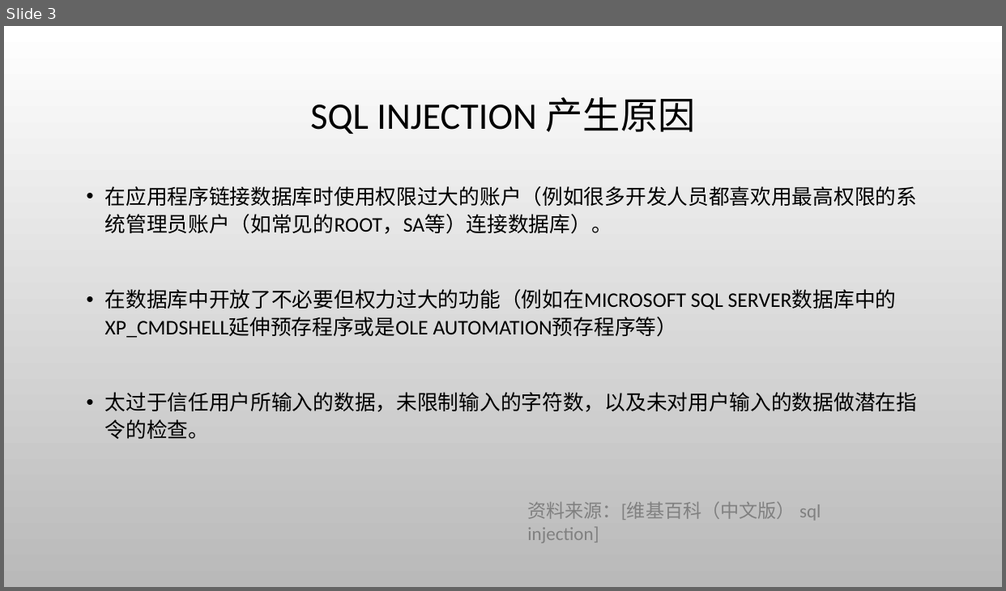
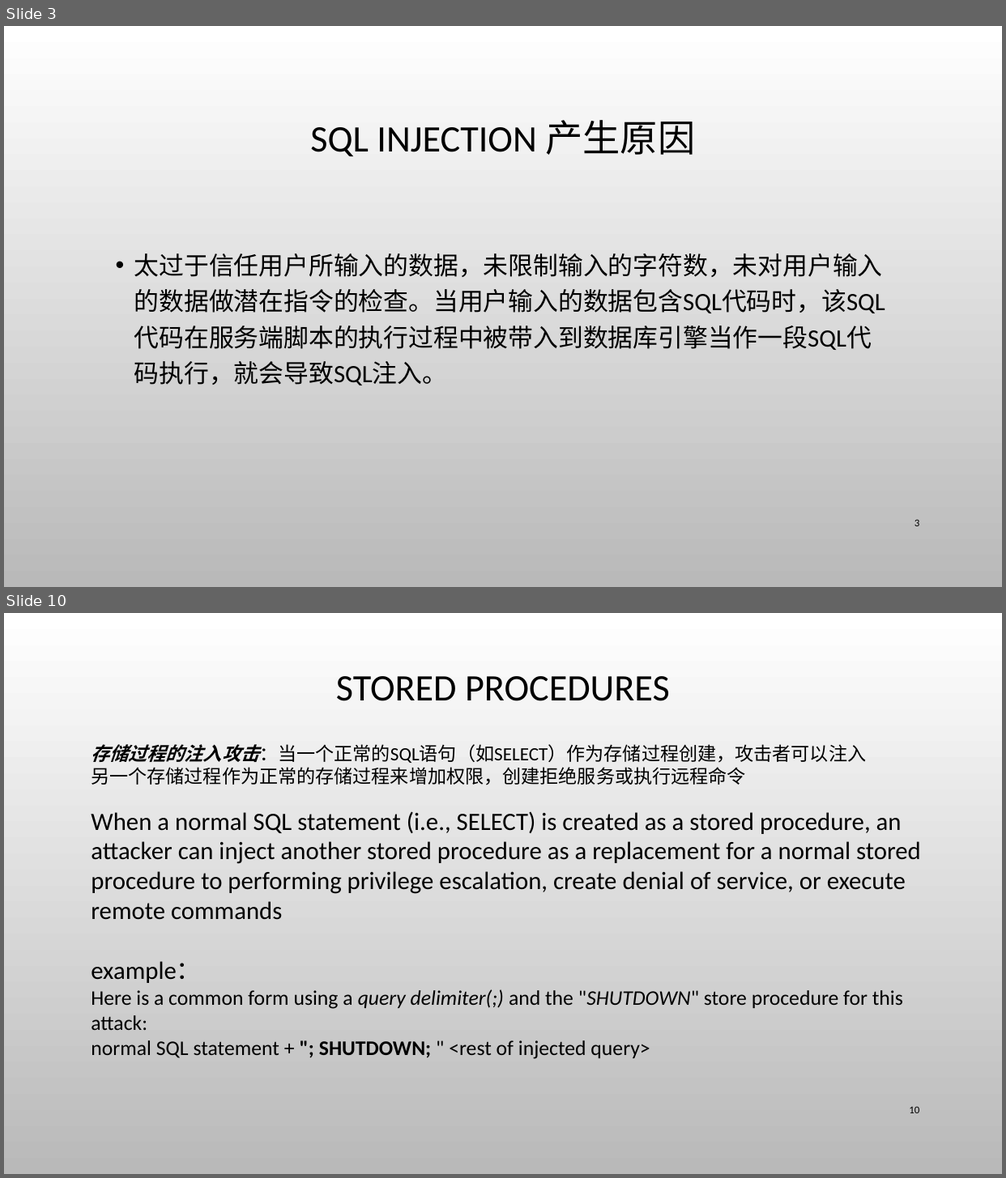
Before and after one commit to CUCCS/ns, a slide deck: 2016-2/zc_snRNA/FlippedClassroom_FromSqlInjectionToShell/From SQL injection to Shell.pptx. Shown one above the other, each under a label of ours: slide 3 before the commit, slides 3 and 10 after it; the slides between them are not shown. The pictures are 1006x591 and 1006x1178 pixels, drawn with LibreOffice and Linux fonts; fonts in the diff are those of the drawing; background and template pictures are left out. Boxes give left, top, right and bottom in pixels: in the first picture for what was removed or moved away, otherwise in the second. Text is boxed around its words. In the diff, an @@ line names an element or a change of style, - is before the commit and + after.

Commit message:
修改了防御措施以及一些细节

```diff
--- a/2016-2/zc_snRNA/FlippedClassroom_FromSqlInjectionToShell/From SQL injection to Shell.pptx
+++ b/2016-2/zc_snRNA/FlippedClassroom_FromSqlInjectionToShell/From SQL injection to Shell.pptx
@@ slide 10 added at box(4, 613, 1002, 1174), background picture (left out) @@
@@ title added at box(336, 676, 670, 701), 36 pt, text #000000 @@
+STORED PROCEDURES
@@ text added at box(91, 744, 866, 786), 18 pt, text #000000 @@
+存储过程的注入攻击：当一个正常的SQL语句（如SELECT）作为存储过程创建，攻击者可以注入另一个存储过程作为正常的存储过程来增加权限，创建拒绝服务或执行远程命令
@@ text added at box(91, 811, 921, 1059), 24 pt, text #000000 @@
+When a normal SQL statement (i.e., SELECT) is created as a stored procedure, an attacker can inject another stored procedure as a replacement for a normal stored procedure to performing privilege escalation, create denial of service, or execute remote commands
+example：
+Here is a common form using a query delimiter(;) and the "SHUTDOWN" store procedure for this attack:
+normal SQL statement + "; SHUTDOWN; " <rest of injected query>
@@ page number added at box(909, 1107, 919, 1114), 10 pt, text #000000 @@
+10
@@ slide 3 changed as well @@
@@ title "SQL INJECTION 产生原因": place and size @@
-title "SQL INJECTION 产生原因" at box(310, 97, 696, 134)
+title "SQL INJECTION 产生原因" at box(310, 120, 696, 156)
@@ text at box(134, 254, 885, 386): text changed; size 20 to 24 pt @@
-• 在应用程序链接数据库时使用权限过大的账户（例如很多开发人员都喜欢用最高权限的系统管理员账户（如常见的ROOT，SA等）连接数据库）。
-• 在数据库中开放了不必要但权力过大的功能（例如在MICROSOFT SQL SERVER数据库中的XP_CMDSHELL延伸预存程序或是OLE AUTOMATION预存程序等）
-• 太过于信任用户所输入的数据，未限制输入的字符数，以及未对用户输入的数据做潜在指令的检查。
+• 太过于信任用户所输入的数据，未限制输入的字符数，未对用户输入的数据做潜在指令的检查。当用户输入的数据包含SQL代码时，该SQL代码在服务端脚本的执行过程中被带入到数据库引擎当作一段SQL代码执行，就会导致SQL注入。
@@ text removed at box(527, 502, 820, 544) @@
-资料来源：[维基百科（中文版） sql injection]
@@ page number added at box(914, 519, 919, 527), 10 pt, text #000000 @@
+3
```
Also in this commit, not shown: 20 other slides changed, 10 other slides added, 7 slides removed.
